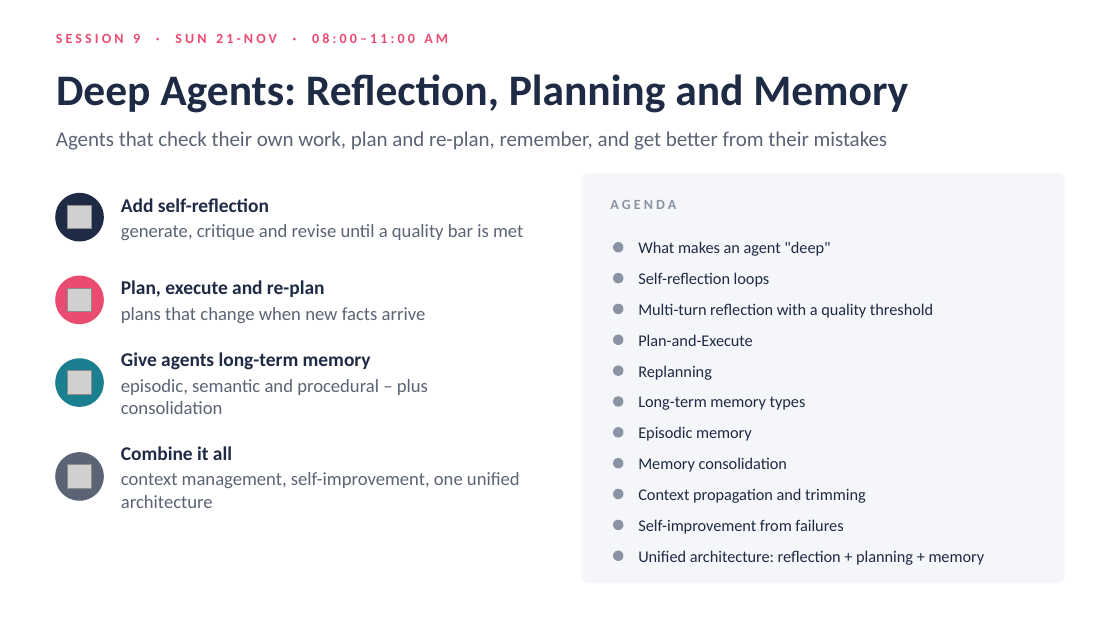
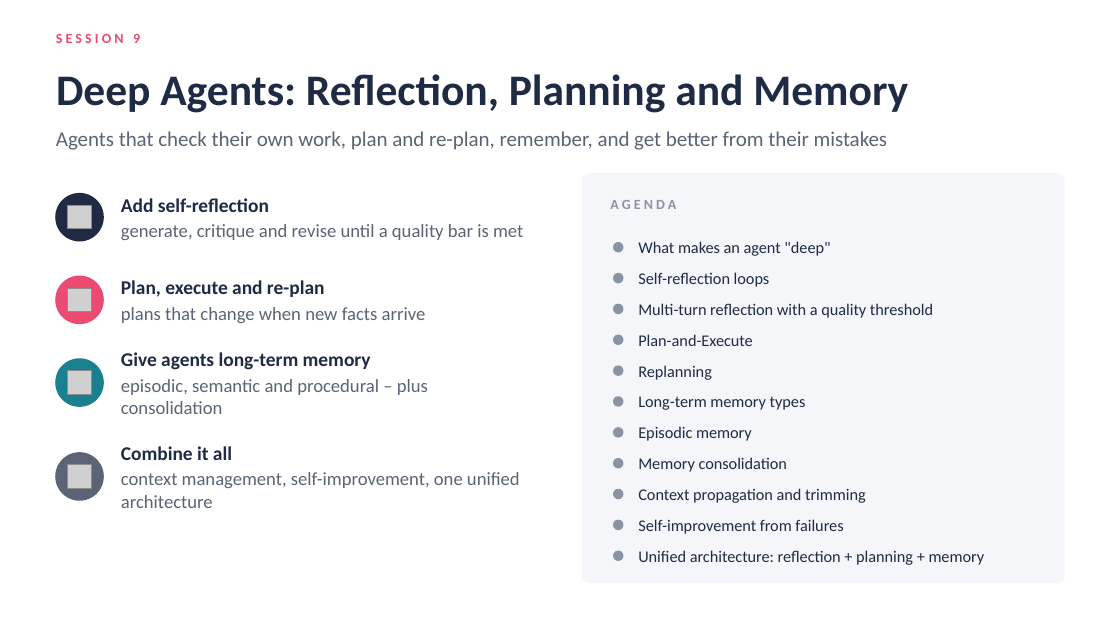
Before and after one commit to atulkahatecdac/agenticai, a slide deck: slide 130 of 16_PGP-Agentic/PGP_Agentic_AI.pptx. Drawn at 1120x630 pixels with LibreOffice and Linux fonts; fonts in the diff are those of the drawing; grey boxes stand for pictures. Boxes give left, top, right and bottom in pixels: in the first picture for what was removed or moved away, otherwise in the second. Text is boxed around its words. In the diff, an @@ line names an element or a change of style, - is before the commit and + after.

```diff
--- a/16_PGP-Agentic/PGP_Agentic_AI.pptx
+++ b/16_PGP-Agentic/PGP_Agentic_AI.pptx
@@ text at [56,34,140,43]: text changed @@
-SESSION 9 · SUN 21-NOV · 08:00–11:00 AM
+SESSION 9
```
Also in this commit, not shown: 10 other slides changed, 11 other files.
